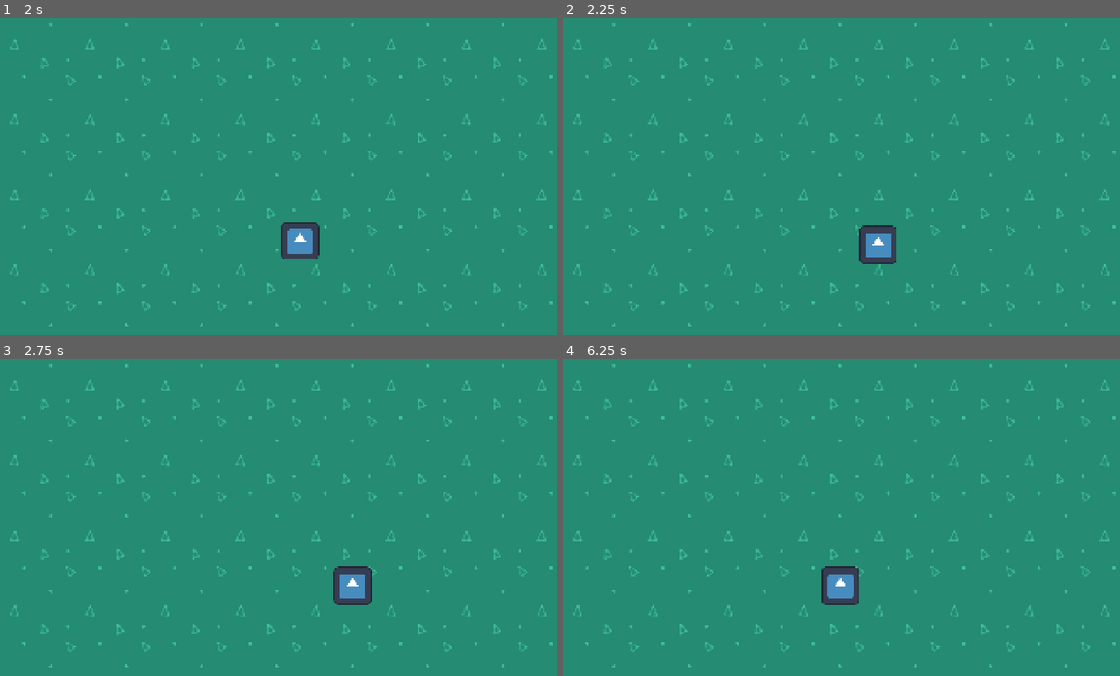
Above: before the commit, frames 1-4 (two rows, left to right).
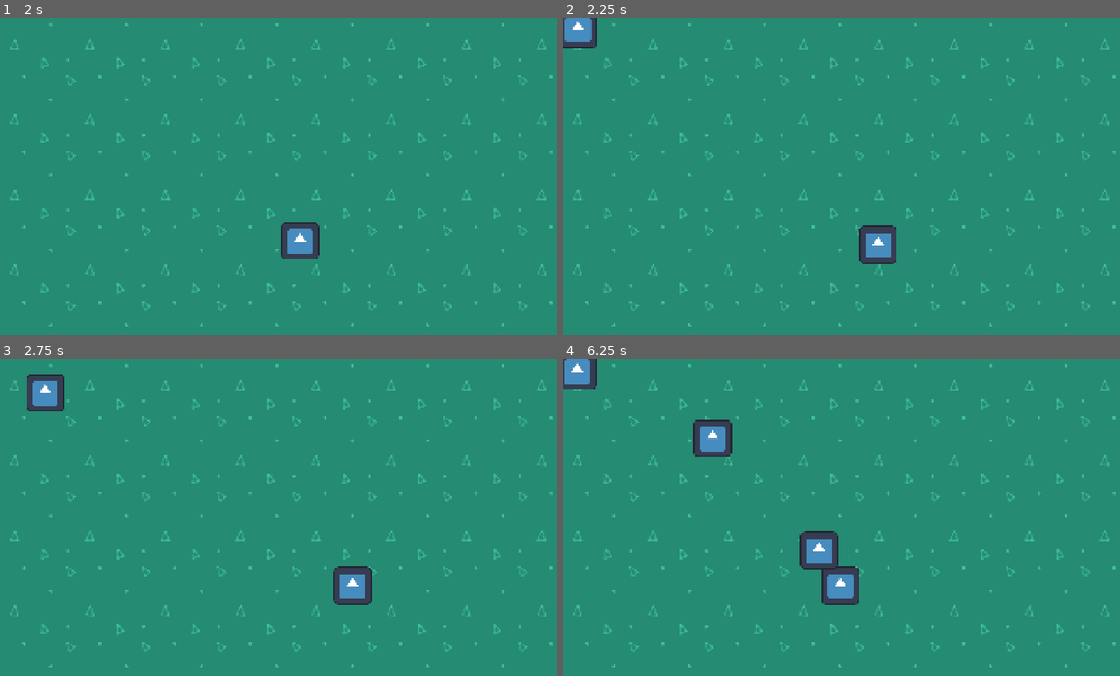
Above: after the commit, the same moments.

Repository: squarepear/ggj-26
Game: Godot game, scene res://world/world.tscn
Same seed, same stepped clock (60 frames per second), same inputs: the game is played once before the commit and once after it. The engine's default icon, where the game draws it, is replaced by a stand-in: a white triangle on a blue panel in a dark square.
Inputs:
- Up to frame 1 (2 s): tap Enter at 0.5 s; hold D (move_right) 0.53-1.28 s; hold S (move_down) from 1.28 s (still down)
- Up to frame 2 (2.25 s): release S (move_down) at 2.03 s; hold D (move_right) from 2.03 s (still down)
- Up to frame 3 (2.75 s): keep holding D (move_right)
- Up to frame 4 (6.25 s): release D (move_right) at 2.78 s; hold W (move_up) 2.78-3.53 s; hold A (move_left) 3.53-5.03 s; hold S (move_down) 5.03-5.78 s; hold D (move_right) from 5.78 s (still down)

Frame 1 is identical in both runs. In frame 2, 0.6% of the frame differs, in the area x 0-7%, y 0-10%; in frame 3, 0.8%; in frame 4, 2.2%, in the area x 0-50%, y 0-67%.

Commit message:
Add bullet spawning

Diff:
--- a/project/bullet/bullet.gd
+++ b/project/bullet/bullet.gd
@@ -4,6 +4,12 @@
 @onready var _target_component: TargetComponent = $TargetComponent
 
 
-func _ready() -> void:
+func initialize():
 	_movement_compenent.set_dir(_target_component.get_target_direction())
 	_movement_compenent.update()
+
+func _physics_process(delta: float) -> void:
+	_movement_compenent.update()
+
+func set_target(target):
+	_target_component.set_target(target)
--- a/project/bullet/bullet.tscn
+++ b/project/bullet/bullet.tscn
@@ -3,6 +3,7 @@
 [ext_resource type="Script" uid="uid://ihep336x6bpj" path="res://bullet/bullet.gd" id="1_6wip1"]
 [ext_resource type="Script" uid="uid://dfu1hk8ne0eau" path="res://component/movement_component.gd" id="1_k2aps"]
 [ext_resource type="Script" uid="uid://bk4q82ppmb7m" path="res://component/target_component.gd" id="3_0qjqd"]
+[ext_resource type="Texture2D" uid="uid://c25jdqg3rjnyy" path="res://icon.svg" id="4_xvnxm"]
 
 [node name="Bullet" type="CharacterBody2D" unique_id=496901937]
 script = ExtResource("1_6wip1")
@@ -12,6 +13,9 @@
 _body = NodePath("..")
 metadata/_custom_type_script = "uid://dfu1hk8ne0eau"
 
-[node name="TargetComponent" type="Node" parent="." unique_id=1745173053]
+[node name="TargetComponent" type="Node" parent="." unique_id=1745173053 node_paths=PackedStringArray("_body")]
 script = ExtResource("3_0qjqd")
-metadata/_custom_type_script = "uid://bk4q82ppmb7m"
+_body = NodePath("..")
+
+[node name="Icon" type="Sprite2D" parent="." unique_id=362001725]
+texture = ExtResource("4_xvnxm")
--- a/project/component/spawner_component.gd
+++ b/project/component/spawner_component.gd
@@ -1,8 +1,12 @@
 class_name SpawnerComponent
-extends Node
+extends Node2D
 
 @export var bullet : PackedScene
 
-func spawn():
+
+func spawn(target):
+	print(target)
 	var bullet_instance = bullet.instantiate()
 	add_child(bullet_instance)
+	bullet_instance.set_target(target)
+	bullet_instance.initialize()
--- a/project/component/target_component.gd
+++ b/project/component/target_component.gd
@@ -11,4 +11,4 @@
 
 func get_target_direction() -> Vector2:
 	assert(_target != null, "Bullet does not have a target.")
-	return _target.global_position - _body.global_position
+	return (_target.global_position - _body.global_position).normalized()
--- /dev/null
+++ b/project/component/wave_component.gd
@@ -0,0 +1,8 @@
+class_name WaveComponent
+extends Node
+
+@export var target : CharacterBody2D
+
+func start_wave():
+	for child in get_children():
+		child.spawn(target)
--- /dev/null
+++ b/project/world/world.gd
@@ -0,0 +1,6 @@
+extends Node2D
+
+
+
+func _on_timer_timeout() -> void:
+	$WaveComponent.start_wave()
--- a/project/world/world.tscn
+++ b/project/world/world.tscn
@@ -1,7 +1,11 @@
 [gd_scene format=4 uid="uid://dv6lho1oy2gt8"]
 
 [ext_resource type="PackedScene" uid="uid://bplp01ylsndtr" path="res://player/player.tscn" id="1_6xmxd"]
+[ext_resource type="Script" uid="uid://cwbtaffht7yjp" path="res://world/world.gd" id="1_fn3g3"]
 [ext_resource type="Texture2D" uid="uid://em5ikda2vpnt" path="res://world/background.png" id="1_tcf2h"]
+[ext_resource type="Script" uid="uid://drj3jwutag7vt" path="res://component/wave_component.gd" id="3_h5o24"]
+[ext_resource type="Script" uid="uid://baug51yyody53" path="res://component/spawner_component.gd" id="4_mmdvd"]
+[ext_resource type="PackedScene" uid="uid://c54hqm4wfxq0w" path="res://bullet/bullet.tscn" id="5_mmdvd"]
 
 [sub_resource type="TileSetAtlasSource" id="TileSetAtlasSource_tcf2h"]
 texture = ExtResource("1_tcf2h")
@@ -13,6 +17,7 @@
 sources/0 = SubResource("TileSetAtlasSource_tcf2h")
 
 [node name="World" type="Node2D" unique_id=1395226183]
+script = ExtResource("1_fn3g3")
 
 [node name="TileMapLayer" type="TileMapLayer" parent="." unique_id=1703102422]
 tile_map_data = PackedByteArray("AAAAAAAAAAAAAAAAAAABAAAAAAAAAAAAAAABAAEAAAAAAAAAAAAAAAEAAAAAAAAAAAD//wEAAAAAAAAAAAD//w …(2000 unchanged characters)…
@@ -20,3 +25,19 @@
 
 [node name="Player" parent="." unique_id=1847389676 instance=ExtResource("1_6xmxd")]
 position = Vector2(828, 581)
+
+[node name="WaveComponent" type="Node" parent="." unique_id=746619383 node_paths=PackedStringArray("target")]
+script = ExtResource("3_h5o24")
+target = NodePath("../Player")
+metadata/_custom_type_script = "uid://drj3jwutag7vt"
+
+[node name="SpawnerComponent" type="Node2D" parent="WaveComponent" unique_id=1570339531]
+script = ExtResource("4_mmdvd")
+bullet = ExtResource("5_mmdvd")
+metadata/_custom_type_script = "uid://baug51yyody53"
+
+[node name="Timer" type="Timer" parent="." unique_id=799842827]
+wait_time = 2.0
+autostart = true
+
+[connection signal="timeout" from="Timer" to="." method="_on_timer_timeout"]
Not shown, added: project/component/wave_component.gd.uid
Not shown, added: project/world/world.gd.uid
